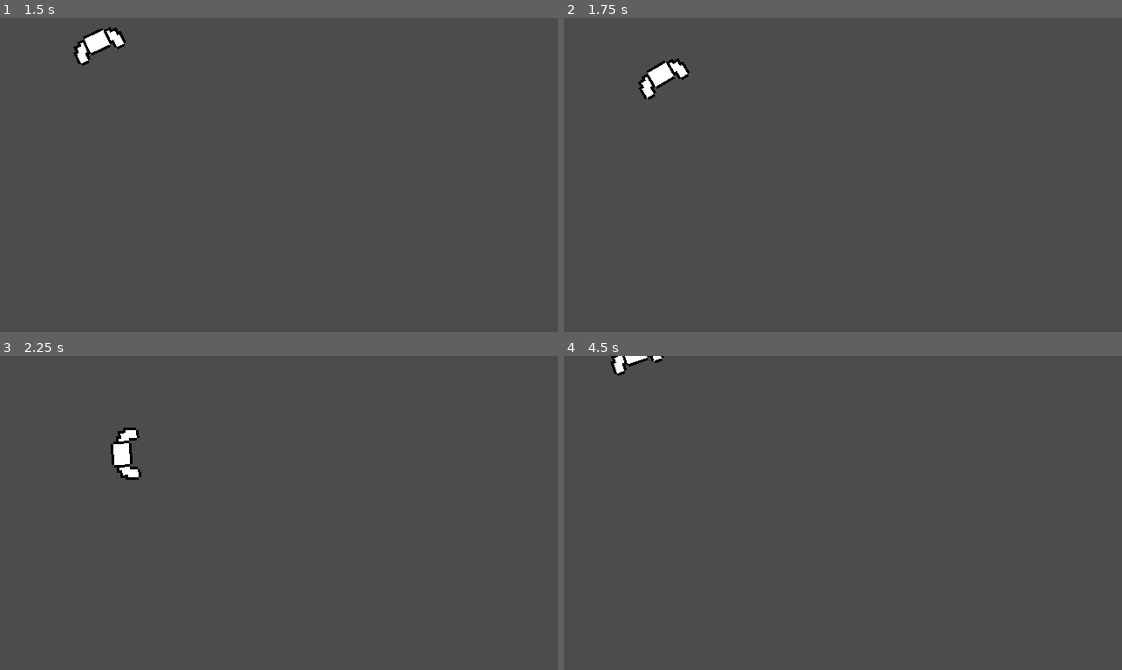
Above: before the commit, frames 1-4 (two rows, left to right).
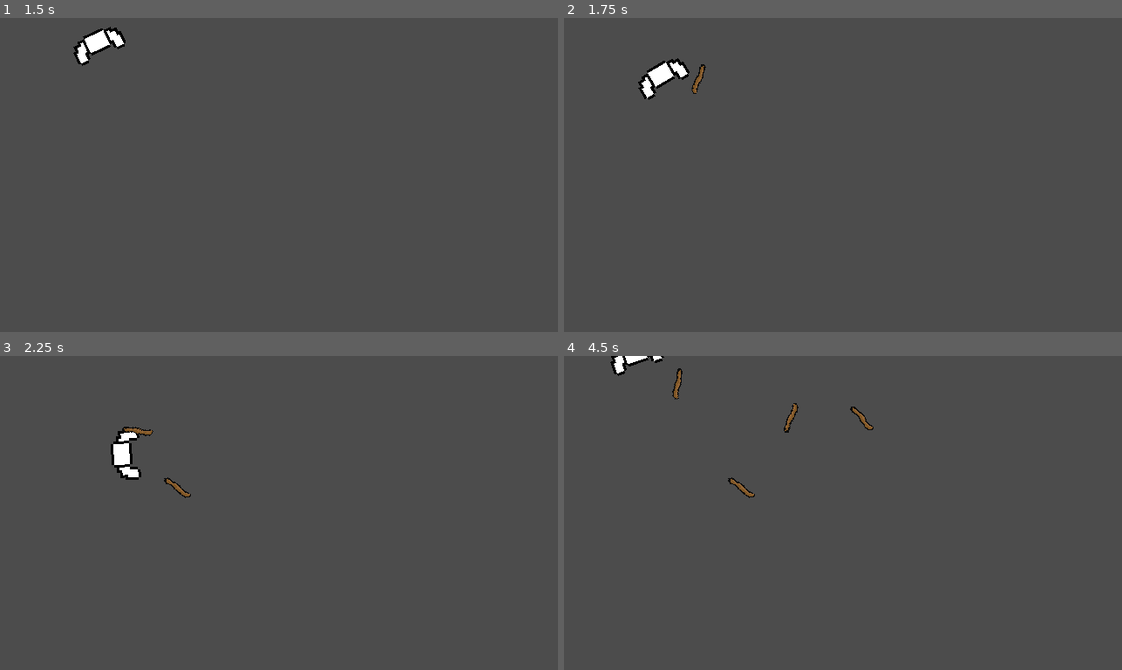
Above: after the commit, the same moments.

Repository: age-of-asparagus/click-godot3
Game: Godot game, scene res://Character/Character.tscn
Same seed, same stepped clock (60 frames per second), same inputs: the game is played once before the commit and once after it. This scene is started directly instead of the project's main scene. The engine's default icon, where the game draws it, is replaced by a stand-in: a white triangle on a blue panel in a dark square.
Inputs (mouse positions are in pixels of both pictures, inside the frame that each line leads up to):
- Up to frame 1 (1.5 s): tap Enter at 0.5 s; move the mouse to (401, 159) at 0.52 s; hold Right (ui_right) 0.53-1.28 s; tap Keypad 1 (1) at 0.6 s; tap 2 (2) at 0.8, 1.35 s; move the mouse to (167, 190) at 1.27 s; hold Down (ui_down) from 1.28 s (still down)
- Up to frame 2 (1.75 s): keep holding Down (ui_down); tap Space (shoot) at 1.55 s
- Up to frame 3 (2.25 s): move the mouse to (334, 443) at 2.02 s; release Down (ui_down) at 2.03 s; hold Right (ui_right) from 2.03 s (still down); tap Space (shoot) at 2.1 s
- Up to frame 4 (4.5 s): tap Keypad 1 (1) at 2.3, 2.85 s; move the mouse to (815, 575) at 2.77 s; release Right (ui_right) at 2.78 s; hold Up (ui_up) 2.78-3.53 s; tap 2 (2) at 3.05, 3.6 s; move the mouse to (1010, 560) at 3.52 s; hold Left (ui_left) from 3.53 s (still down); tap Space (shoot) at 3.8 s; tap R (restart) at 4.15 s; move the mouse to (675, 465) at 4.27 s; click (675, 465) at 4.35 s

Frame 1 is identical in both runs. In frame 2, 0.1% of the frame differs, in the area x 22-26%, y 14-25%; in frame 3, 0.2%; in frame 4, 0.4%, in the area x 19-56%, y 3-46%.

Commit message:
refactor items to use global item class and dictionary

Diff:
--- a/Autoloads/global.gd
+++ b/Autoloads/global.gd
@@ -1,5 +1,41 @@
 extends Node
 
+class GameItemData:
+	var label : String
+	var count : int
+	var texture : Texture
+	var packed_scene : PackedScene
+
+	func _init(label, count, texture, packed_scene):
+		self.label = label
+		self.count = count
+		self.texture = texture
+		self.packed_scene = packed_scene
+
+var stick = GameItemData.new(
+		"Stick",
+		100,
+		load("res://Assets/Stick_material_32px.png"),
+		preload("res://Items/Stick.tscn")
+	)
+var stone = GameItemData.new(
+		"Stone",
+		100,
+		load("res://Assets/Stone_material_32px.png"),
+		preload("res://Items/Stone.tscn")
+	)
+var fossil = GameItemData.new(
+		"Fossil",
+		100,
+		load("res://Assets/Fossil_material-1.png (2).png"),
+		preload("res://Items/BaseItem.tscn")
+	)
+
+var items = {
+	stick.label: stick,
+	stone.label: stone,
+	fossil.label: fossil
+}
 
 var stick_stone_tokens = 0
 var fossils = 100
--- a/Character/Character.gd
+++ b/Character/Character.gd
@@ -13,7 +13,7 @@
 var target_rotation = 0
 var velocity
 var can_shoot = true
-var item_selected = 0
+var item_selected = Global.items.keys()[0]  # get the first key which is "Stick"
 
 func _physics_process(delta):
 	rotation = get_global_mouse_position().angle_to_point(global_position)
@@ -30,21 +30,16 @@
 			shoot()
 
 func set_item_index(index: int):
-	item_selected = index
+	item_selected = Global.items.keys()[index]
 
 func shoot():
-	if (item_selected == 0 and Global.sticks >= 1) or \
-	   (item_selected == 1 and Global.stones >= 1):
+	if Global.items[item_selected].count > 0:
 
-		var projectile = items[item_selected].instance()
+		var projectile = Global.items[item_selected].packed_scene.instance()
 		projectile.global_transform = $Hand.global_transform
 		get_parent().add_child(projectile)
 
-		match item_selected:
-			0:
-				Global.sticks -= 1
-			1:
-				Global.stones -= 1
+		Global.items[item_selected].count -= 1
 
 		can_shoot = false
 		$FirerateTimer.start()
@@ -67,7 +62,6 @@
 	add_child(bite_mark)
 	var bite_position = body.global_position - (body.global_position - global_position)*0.7
 	bite_mark.global_position = bite_position
-
 	body.queue_free()
 
 	$HealthStat.adjust_health(-1)
@@ -76,8 +70,13 @@
 
 
 func _on_Detector_area_shape_entered(area_rid, area, area_shape_index, local_shape_index):
-	area.queue_free() # should only be XP nodes at this point...
 
+	if area.is_in_group("items"):
+		print("Collecting item")
+		area.queue_free()
+	else:
+		# should only be XP nodes at this point...
+		area.queue_free()
 
 func _on_FirerateTimer_timeout():
 	can_shoot = true
--- a/HUD/HUD.gd
+++ b/HUD/HUD.gd
@@ -1,14 +1,26 @@
 extends CanvasLayer
 
-onready var item_list = $ItemList
+#var item_list : ItemList
+onready var item_list : ItemList = $ItemList
+onready var item_list_spaces = item_list.get_item_count()
 
 func _ready():
-	item_list.select(0)
+
+	var i = 0
+	for item in Global.items.values():
+		if i < item_list_spaces:
+			item_list.set_item_disabled(i, false)
+			item_list.set_item_text(i, str(item.count))
+			item_list.set_item_icon(i, item.texture)
+#			item_list.set_it
+			i = i + 1
 
 func _process(delta):
 	update_counts()
 
 func update_counts():
-
-	item_list.set_item_text(0, str(Global.sticks))
-	item_list.set_item_text(1, str(Global.stones))
+	var i = 0
+	for item in Global.items.values():
+		if i < item_list_spaces:
+			item_list.set_item_text(i, str(item.count))
+			i = i + 1
--- a/HUD/OnScreenInventory1-9.tscn
+++ /dev/null
@@ -1,41 +0,0 @@
-[gd_scene load_steps=7 format=2]
-
-[ext_resource path="res://Assets/Stone_material_32px.png" type="Texture" id=1]
-[ext_resource path="res://Assets/Stick_material_32px.png" type="Texture" id=2]
-[ext_resource path="res://HUD/HUD.gd" type="Script" id=3]
-[ext_resource path="res://Fonts/PublicPixel-z84yD.ttf" type="DynamicFontData" id=4]
-
-[sub_resource type="Theme" id=2]
-
-[sub_resource type="DynamicFont" id=1]
-size = 8
-outline_size = 1
-outline_color = Color( 0, 0, 0, 1 )
-use_filter = true
-font_data = ExtResource( 4 )
-
-[node name="HUD" type="CanvasLayer"]
-script = ExtResource( 3 )
-
-[node name="ItemList" type="ItemList" parent="."]
-modulate = Color( 1, 1, 1, 0.784314 )
-anchor_left = 0.5
-anchor_top = 1.0
-anchor_right = 0.5
-anchor_bottom = 1.0
-margin_left = -170.0
-margin_top = -45.0
-margin_right = 170.0
-margin_bottom = 20.0
-grow_horizontal = 2
-grow_vertical = 2
-mouse_filter = 2
-theme = SubResource( 2 )
-custom_colors/guide_color = Color( 0.494118, 0.0745098, 0.0745098, 1 )
-custom_fonts/font = SubResource( 1 )
-items = [ "100", ExtResource( 2 ), false, "100", ExtResource( 1 ), false ]
-max_columns = 10
-same_column_width = true
-fixed_column_width = 43
-icon_mode = 0
-fixed_icon_size = Vector2( 24, 24 )
--- a/Items/BaseItem.gd
+++ b/Items/BaseItem.gd
@@ -1,8 +1,12 @@
 extends Area2D
 
+class_name GameItem
+
+export var label := "Item"
 export var damage := 1
 export var speed := 500
 export var max_distance := 1000
+export var is_pickupable := true
 export var lifetime_seconds := 2
 export var rotation_speed := 10
 export var randomness := 0.2
@@ -40,4 +44,8 @@
 		position += transform.x * speed * delta
 		$Sprite.rotation += rotation_speed * delta
 	else:
-		monitorable = false
+		# Not longer acting as a weapon, so turn off the "Weapon" collision layer
+		set_collision_layer_bit(2, false)
+		if is_pickupable:
+			# Turn on collectable layer
+			set_collision_layer_bit(4, true)
--- a/Items/BaseItem.tscn
+++ b/Items/BaseItem.tscn
@@ -1,17 +1,20 @@
-[gd_scene load_steps=3 format=2]
+[gd_scene load_steps=4 format=2]
 
+[ext_resource path="res://icon.png" type="Texture" id=1]
 [ext_resource path="res://Items/BaseItem.gd" type="Script" id=2]
 
 [sub_resource type="CircleShape2D" id=1]
 radius = 6.08276
 
-[node name="Item" type="Area2D"]
+[node name="Item" type="Area2D" groups=["items"]]
 collision_layer = 4
 collision_mask = 8
 script = ExtResource( 2 )
+texture = ExtResource( 1 )
 
 [node name="Sprite" type="Sprite" parent="."]
 scale = Vector2( 0.5, 0.5 )
+texture = ExtResource( 1 )
 
 [node name="CollisionShape2D" type="CollisionShape2D" parent="."]
 shape = SubResource( 1 )
--- a/Items/Stick.tscn
+++ b/Items/Stick.tscn
@@ -4,6 +4,7 @@
 [ext_resource path="res://Assets/Stick_material_32px.png" type="Texture" id=2]
 
 [node name="Item" instance=ExtResource( 1 )]
+label = "Stick"
 speed = 200
 max_distance = 150
 lifetime_seconds = 4
--- a/Items/Stone.tscn
+++ b/Items/Stone.tscn
@@ -4,6 +4,9 @@
 [ext_resource path="res://Assets/Stone_material_32px.png" type="Texture" id=2]
 
 [node name="Item" instance=ExtResource( 1 )]
+label = "Stone"
 damage = 2
+max_distance = 300
+lifetime_seconds = 5
 texture_scale = 0.6
 texture = ExtResource( 2 )
--- a/LevelDesign/BushSmall.tscn
+++ b/LevelDesign/BushSmall.tscn
@@ -7,7 +7,6 @@
 height = 4.0
 
 [node name="BushSmall" type="Sprite"]
-position = Vector2( 641, 360 )
 scale = Vector2( 2, 2 )
 texture = ExtResource( 1 )
 offset = Vector2( 1, 0 )
--- a/Overworld/Overworld.gd
+++ b/Overworld/Overworld.gd
@@ -19,8 +19,8 @@
 		$HUD/ItemList.select(1)
 
 	if Input.is_action_just_pressed("restart"):
-		Global.stones = 100
-		Global.sticks = 100
+		Global.stone.count = 100
+		Global.stick.count = 100
 		get_tree().reload_current_scene()
 
 func _on_ClickArea_body_entered(body):
--- a/Overworld/Overworld.tscn
+++ b/Overworld/Overworld.tscn
@@ -7,7 +7,7 @@
 [ext_resource path="res://Assets/Stick_material.png" type="Texture" id=5]
 [ext_resource path="res://Overworld/Overworld.gd" type="Script" id=6]
 [ext_resource path="res://Assets/Downloaded/keyboardkeys.png" type="Texture" id=7]
-[ext_resource path="res://HUD/OnScreenInventory1-9.tscn" type="PackedScene" id=8]
+[ext_resource path="res://HUD/InventoryHotbar.tscn" type="PackedScene" id=8]
 [ext_resource path="res://LevelDesign/Hedge.tscn" type="PackedScene" id=9]
 [ext_resource path="res://Assets/test_grass.png" type="Texture" id=10]
 [ext_resource path="res://LevelDesign/BushSmall.tscn" type="PackedScene" id=11]
@@ -152,7 +152,7 @@
 
 [node name="BushSmall3" parent="Obstacles" instance=ExtResource( 11 )]
 position = Vector2( 30, 328 )
-rotation = -1.04903
+rotation = 1.0472
 
 [node name="BushSmall4" parent="Obstacles" instance=ExtResource( 11 )]
 position = Vector2( 406, 288 )
--- a/project.godot
+++ b/project.godot
@@ -7,6 +7,16 @@
 ;   param=value ; assign values to parameters
 
 config_version=4
+
+_global_script_classes=[ {
+"base": "Area2D",
+"class": "GameItem",
+"language": "GDScript",
+"path": "res://Items/BaseItem.gd"
+} ]
+_global_script_class_icons={
+"GameItem": ""
+}
 
 [application]
 
